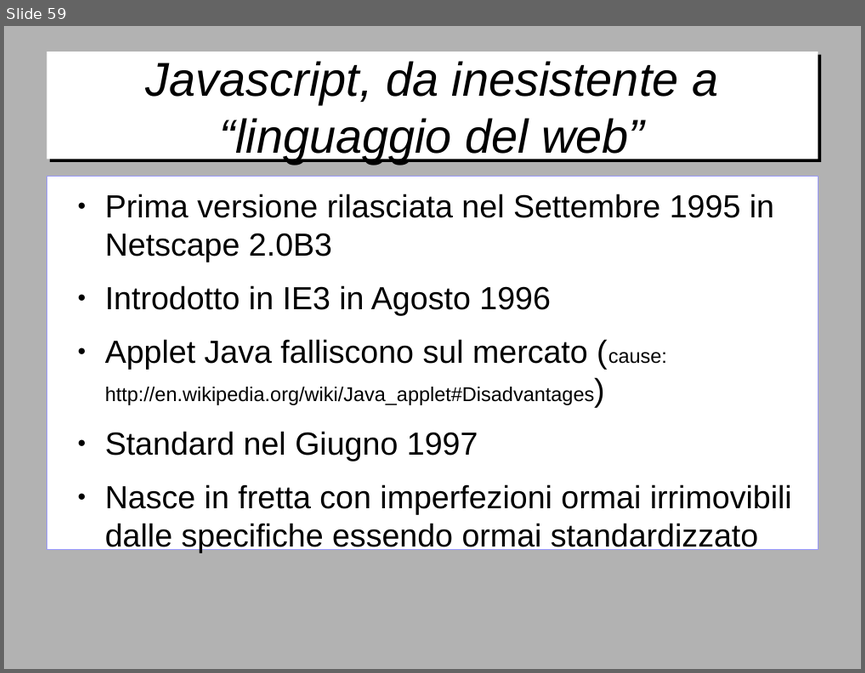
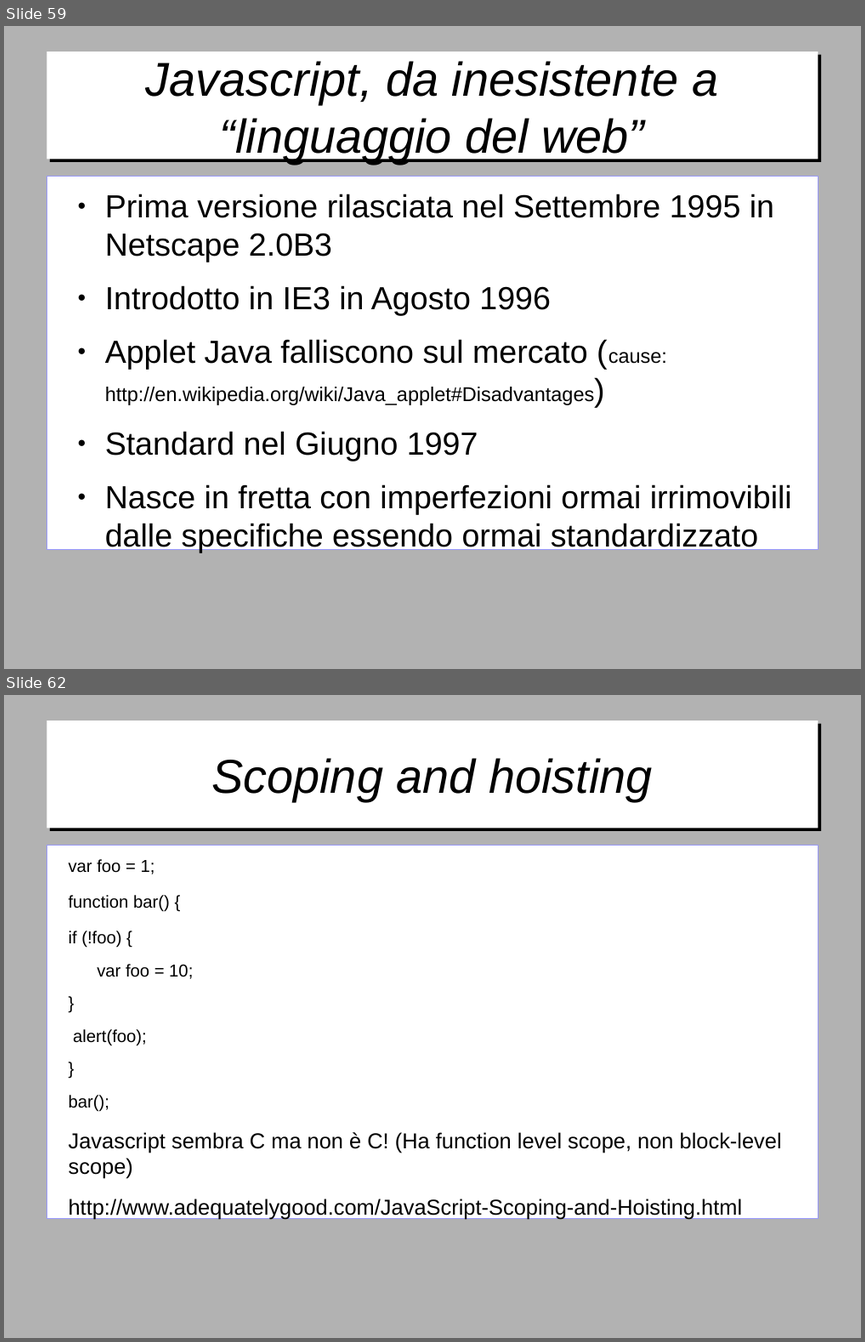
Before and after one commit to gitfer/ARXCourse, a slide deck: ARXCourse.odp. Shown one above the other, each under a label of ours: slide 59 before the commit, slides 59 and 62 after it; the slides between them are not shown. The pictures are 865x673 and 865x1342 pixels, drawn with LibreOffice and Linux fonts; fonts in the diff are those of the drawing; background and template pictures are left out. Boxes give left, top, right and bottom in pixels: in the first picture for what was removed or moved away, otherwise in the second. Text is boxed around its words. In the diff, an @@ line names an element or a change of style, - is before the commit and + after.

Commit message:
Scoping e hoisting breve

```diff
--- a/ARXCourse.odp
+++ b/ARXCourse.odp
@@ slide 62 added at [4, 695, 861, 1338], background #B2B2B2 @@
@@ title added at [46, 721, 818, 828], fill #FFFFFF, 44 pt, text #000000, italic @@
+Scoping and hoisting
@@ text added at [46, 845, 818, 1219], fill #FFFFFF, outline #9999FF 0 pt, 20 pt, text #000000 @@
+var foo = 1;
+function bar() {
+if (!foo) {
+var foo = 10;
+}
+alert(foo);
+}
+bar();
+Javascript sembra C ma non è C! (Ha function level scope, non block-level scope)
+http://www.adequatelygood.com/JavaScript-Scoping-and-Hoisting.html
```
Also in this commit, not shown: 3 other slides added, 1 other file.
